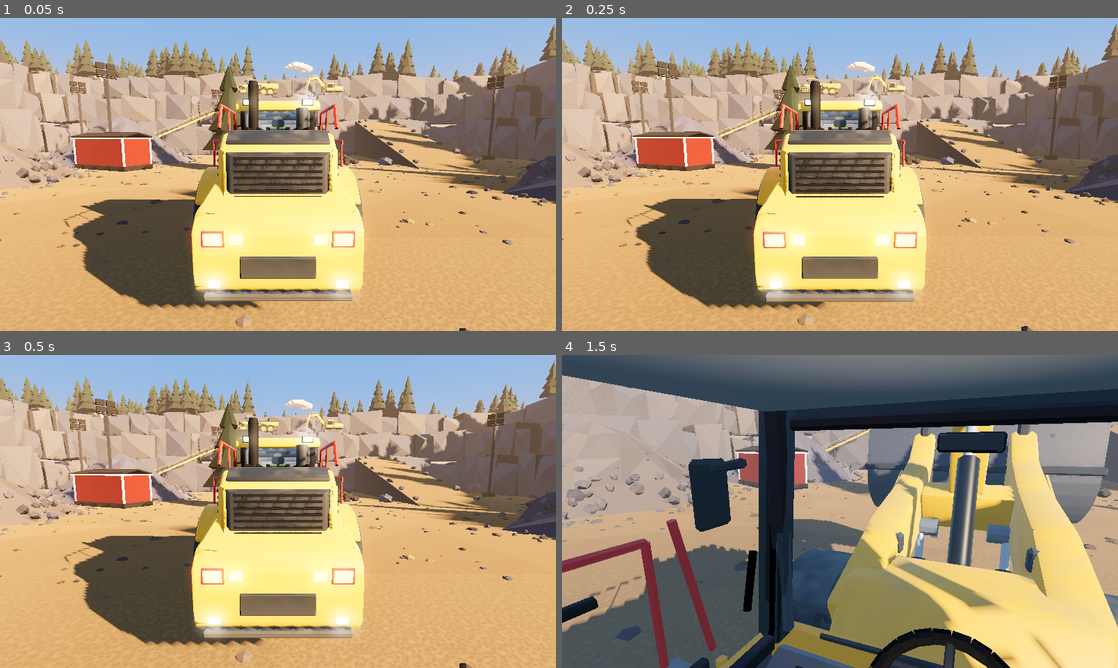
Above: before the commit, frames 1-4 (two rows, left to right).
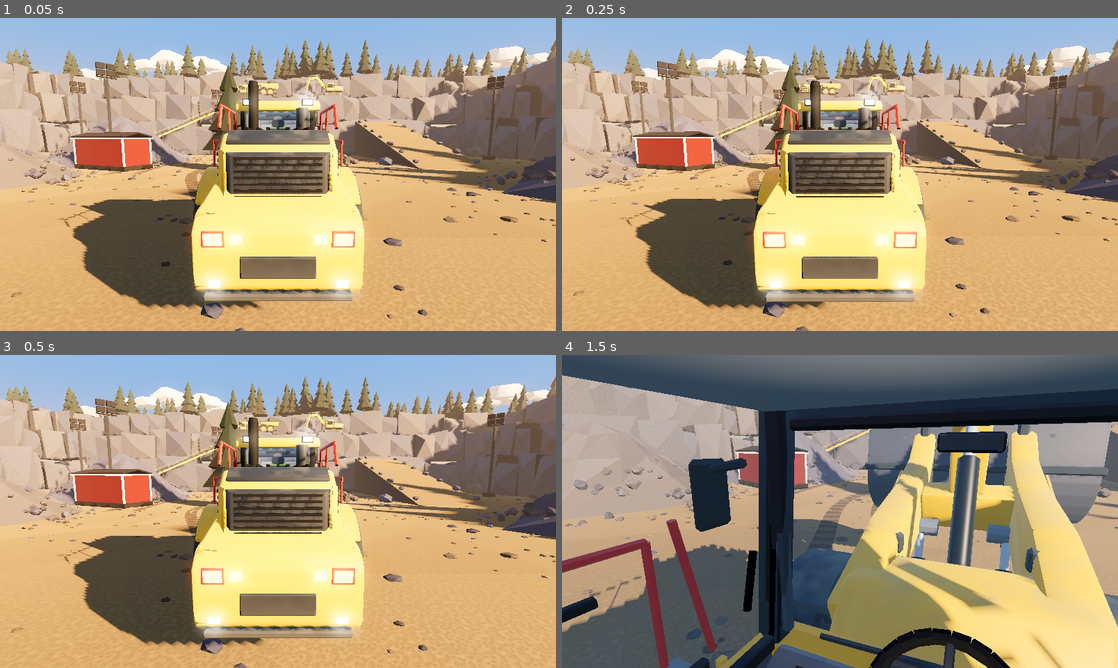
Above: after the commit, the same moments.

Repository: zooper/dirt-work
Game: Godot game, scene res://scenes/levels/quarry.tscn
Same seed, same stepped clock (60 frames per second), same inputs: the game is played once before the commit and once after it.
Inputs (mouse positions are in pixels of both pictures, inside the frame that each line leads up to):
- Up to frame 1 (0.05 s): no input
- Up to frame 2 (0.25 s): no input
- Up to frame 3 (0.5 s): no input
- Up to frame 4 (1.5 s): tap Enter at 0.5 s; move the mouse to (867, 511) at 0.52 s; hold C (camera_switch) 0.53-1.28 s; hold J (lift_up) from 0.53 s (still down); move the mouse to (812, 511) at 1.27 s; tap Page Up (camera_zoom_in) at 1.35 s

The runs differ from the first frame. In frame 1, 9.3% of the frame differs, in the area x 0-100%, y 2-100%; in frame 2, 9.2%; in frame 3, 9.2%; in frame 4, 2.1%.

Commit message:
feat(world): soft flat-based cumulus clouds, warm cobble pile, tyre-track ruts on the pit floor

Diff:
--- a/scripts/world/quarry_world.gd
+++ b/scripts/world/quarry_world.gd
@@ -400,20 +400,30 @@
 
 
 func _build_clouds() -> LowPolyBatch:
+	# Soft low-poly cumulus: flat bases, several round overlapping puffs, big and
+	# far away near the horizon. Own RNG stream so the forest etc. do not move.
+	var rng := RandomNumberGenerator.new()
+	rng.seed = seed_value + 303
 	var b := LowPolyBatch.new()
-	for i in 11:
-		var c := Vector3(_rng.randf_range(-450, 450), _rng.randf_range(110, 160), _rng.randf_range(-500, 300))
-		var puffs := _rng.randi_range(4, 7)
+	for i in 14:
+		var ang := rng.randf_range(-PI, PI)
+		var dist := rng.randf_range(420.0, 720.0)
+		var c := Vector3(sin(ang) * dist, rng.randf_range(95.0, 150.0), -cos(ang) * dist)
+		var along := Vector3(cos(ang), 0, sin(ang))             # spread puffs sideways to the viewer
+		var width := rng.randf_range(120.0, 210.0)
+		var puffs := rng.randi_range(5, 8)
 		for k in puffs:
-			var t := (k - puffs * 0.5) / puffs
-			var r := _rng.randf_range(7, 13) * (1.0 - absf(t) * 0.8)
-			var off := Vector3(t * 40.0, _rng.randf_range(-1, 3) + (1.0 - absf(t)) * 4.0, _rng.randf_range(-6, 6))
+			var t := (k + 0.5) / puffs - 0.5
+			var r := width * rng.randf_range(0.15, 0.22) * (1.0 - absf(t) * 1.1)
+			var off := along * t * width + Vector3(0, (1.0 - absf(t) * 2.0) * r * 0.5, rng.randf_range(-r, r) * 0.4)
 			var pts := PackedVector3Array()
-			for d in 18:
-				var v := Vector3(_rng.randf_range(-1, 1), _rng.randf_range(-0.2, 1), _rng.randf_range(-1, 1)).normalized()
-				pts.append(c + off + Vector3(v.x * r * 1.4, v.y * r, v.z * r))
-			var rng := _rng
-			b.add_hull(pts, Color.WHITE, func(_cc, n): return Color(1.0, 0.93, 0.88).lerp(Color(0.92, 0.72, 0.74), clampf(-n.y * 0.9 + 0.15, 0.0, 1.0) + rng.randf() * 0.04))  # sunset-lit, pink undersides
+			for d in 26:
+				var v := Vector3(rng.randf_range(-1, 1), rng.randf_range(-0.25, 1), rng.randf_range(-1, 1)).normalized()
+				v.y = maxf(v.y, -0.12)                               # flat cloud base
+				pts.append(c + off + Vector3(v.x * r * 1.25, v.y * r, v.z * r))
+			b.add_hull(pts, Color.WHITE, func(_cc, n):
+				var under := clampf(-n.y * 1.2 + 0.1, 0.0, 1.0)
+				return Color(1.0, 0.97, 0.94).lerp(Color(0.96, 0.84, 0.84), under) + Color(1, 1, 1) * rng.randf() * 0.02)  # sunlit tops, soft pink undersides
 	return b
 
 
--- a/scripts/world/site_props.gd
+++ b/scripts/world/site_props.gd
@@ -33,6 +33,7 @@
 	_loading_bay(LOADING_BAY, LOADING_BAY_YAW)
 	_upper_bench()
 	_pit_plant()
+	_tyre_tracks()
 
 	add_child(_solid.to_instance("SiteSolid"))
 	var glow := _glow.to_instance("SiteGlow", false)
@@ -182,7 +183,7 @@
 		var d := sqrt(_rng.randf()) * 3.6
 		var h := maxf(2.0 * (1.0 - d / 3.8), 0.0)
 		var p := c + Vector3(cos(a) * d, h * _rng.randf_range(0.7, 1.0), sin(a) * d)
-		_solid.add_rock(p, _rng.randf_range(0.32, 0.62), _rng, Palette.GRAVEL_PILE.lerp(Palette.ROCK_COOL, _rng.randf()).darkened(_rng.randf_range(0.2, 0.4)), 0.8)
+		_solid.add_rock(p, _rng.randf_range(0.32, 0.62), _rng, Palette.GRAVEL_PILE_WARM.lerp(Palette.ROCK_COOL, _rng.randf() * 0.6).darkened(_rng.randf_range(0.0, 0.18)), 0.8)
 	for k in 10:
 		var a := TAU * k / 10.0
 		hull.append(c + Vector3(cos(a) * 3.8, 0, sin(a) * 3.8))
@@ -236,6 +237,45 @@
 	_floodlight(Vector3(-22, 0, -18))
 
 
+## Packed, darker wheel ruts on the pit floor: the loader's approach to the
+## hauler and the hauler's own path in (reference: tracks across the floor).
+func _tyre_tracks() -> void:
+	var loader_path := [Vector3(-2.2, 0, -25.2), Vector3(-5.0, 0, -18.0), Vector3(-7.0, 0, -9.0), Vector3(-4.0, 0, 1.0), Vector3(0.0, 0, 10.0)]
+	_track_pair(loader_path, 2.76, 0.95)
+	var hauler_path := [Vector3(-3.0, 0, -28.0), Vector3(-11.0, 0, -26.5), Vector3(-15.5, 0, -19.0), Vector3(-15.0, 0, -6.0)]
+	_track_pair(hauler_path, 2.6, 0.8)
+	_track_pair([Vector3(11.0, 0, -28.0), Vector3(16.0, 0, -27.0), Vector3(20.0, 0, -18.0), Vector3(20.0, 0, -11.0)], 2.6, 0.8)
+
+
+func _track_pair(path: Array, track: float, width: float) -> void:
+	# Densely sample a Catmull-Rom spline through `path`, then lay two ribbons.
+	var pts: Array[Vector3] = []
+	for i in path.size() - 1:
+		var p0: Vector3 = path[maxi(i - 1, 0)]
+		var p1: Vector3 = path[i]
+		var p2: Vector3 = path[i + 1]
+		var p3: Vector3 = path[mini(i + 2, path.size() - 1)]
+		var n := int(ceil(p1.distance_to(p2) / 0.5))
+		for k in n:
+			var t := float(k) / n
+			pts.append(0.5 * ((2.0 * p1) + (-p0 + p2) * t + (2.0 * p0 - 5.0 * p1 + 4.0 * p2 - p3) * t * t + (-p0 + 3.0 * p1 - 3.0 * p2 + p3) * t * t * t))
+	pts.append(path[path.size() - 1])
+	var base := Palette.GRAVEL_FLOOR.darkened(0.2)
+	var lug := Palette.GRAVEL_FLOOR.darkened(0.3)
+	for side in [-1.0, 1.0]:
+		for i in pts.size() - 1:
+			var a := pts[i]
+			var b := pts[i + 1]
+			var dir := (b - a).normalized()
+			var rt := Vector3(-dir.z, 0, dir.x)
+			var o: Vector3 = rt * float(side) * track * 0.5
+			var y := Vector3.UP * 0.025
+			var fade := clampf(minf(float(i), float(pts.size() - 2 - i)) / 6.0, 0.0, 1.0)   # soft ends
+			var col := (lug if i % 2 == 0 else base).lerp(Palette.GRAVEL_FLOOR, 1.0 - fade)
+			_solid.add_quad_facing(a + o - rt * width * 0.5 + y, a + o + rt * width * 0.5 + y,
+				b + o + rt * width * 0.5 + y, b + o - rt * width * 0.5 + y, Vector3.UP, col)
+
+
 ## Working face on the second bench (y = 14) above the loading bay: the
 ## BenchExcavator (quarry.tscn) digs this blasted-rock heap and loads BenchHauler.
 func _upper_bench() -> void:
Binary file added: docs/reviews/2026-11-12-sky/front34.jpg
Not shown, added: docs/reviews/2026-11-12-sky/front34.jpg.import
Binary file added: docs/reviews/2026-11-12-sky/hero.jpg
Not shown, added: docs/reviews/2026-11-12-sky/hero.jpg.import
Binary file added: docs/reviews/2026-11-12-sky/overview.jpg
Not shown, added: docs/reviews/2026-11-12-sky/overview.jpg.import
Not shown, added: docs/reviews/2026-11-12-sky/REVIEW.md
